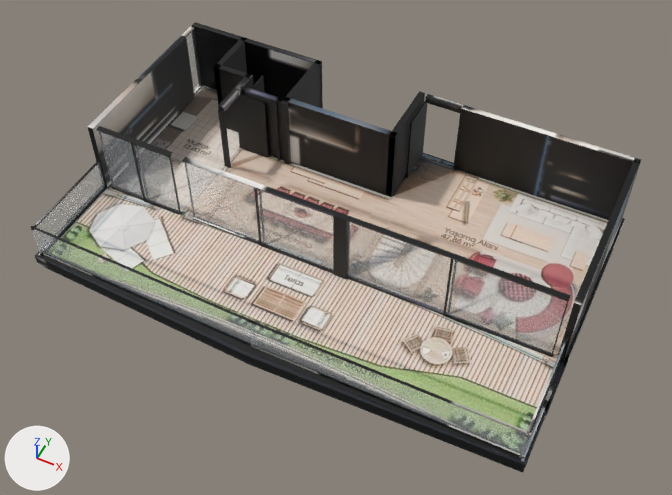
The glTF model _bake/glb/koru-30/model.glb as it was, and as the next commit left it.
The view is the same before and after, from a 50 mm lens placed at (7.77, -15.43, 18.92), pointed at (0.36, -0.6, 0.39). The axes (+X, +Y, +Z) are drawn at lower left. The lights are the same throughout. The first picture is the older version. Where no turn or scale is listed for an object, it has been applied to the vertices. Vertices at exactly the same position are counted once.
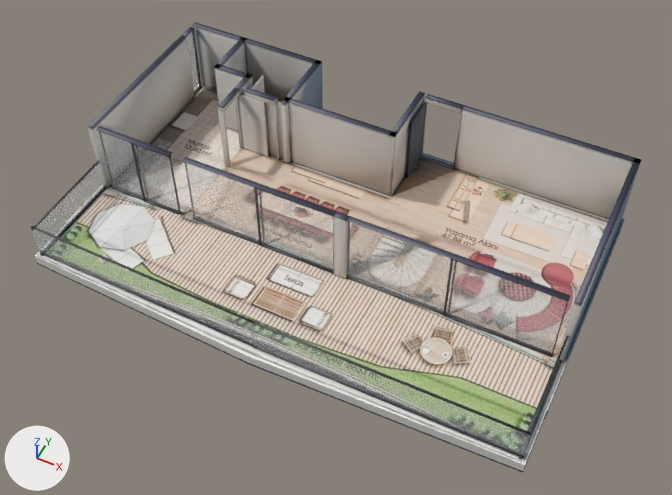
Pixel boxes [x1, y1, x2, y2] of what changed, in the pictures (672 x 495 px; the box of a moved part takes in the faces that stretch with it):
```json
{"object": "Mesh_0", "change": "surface changed", "before": [31, 22, 641, 473], "after": [31, 22, 641, 473], "on screen": "black to grey"}
{"part": 1, "of": "me_mesh_0", "change": "moved or reshaped", "before": [519, 360, 561, 460], "after": [525, 336, 569, 437]}
{"part": 2, "of": "me_mesh_0", "change": "moved or reshaped", "before": [525, 336, 569, 437], "after": [519, 360, 561, 459]}
{"part": 3, "of": "me_mesh_0", "change": "moved or reshaped", "before": [40, 186, 106, 256], "after": [31, 161, 99, 230]}
{"part": 4, "of": "me_mesh_0", "change": "moved or reshaped", "before": [31, 161, 99, 230], "after": [40, 186, 106, 255]}
{"part": 5, "of": "me_mesh_0", "change": "reshaped", "before": [192, 26, 397, 196], "after": [35, 26, 625, 472]}
{"part": 6, "of": "me_mesh_0", "change": "surface changed", "before": [35, 22, 641, 473], "after": [35, 22, 641, 473]}
```

Edits to the scene script, one JSON object a line:
```json
{"block": "mat_baked", "where": "n3 = _N.new('ShaderNodeMapping'); n3.name = 'Mapping'"}
{"op": "set", "path": "n3.inputs[1].default_value", "old": "(0.000889, -14.98, 0.0)", "new": "(0.000713, -14.98, 0.0)", "note": "'Location'"}
{"op": "set", "path": "n3.inputs[3].default_value", "old": "(15.68, 15.98, 1.0)", "new": "(15.12, 15.98, 1.0)", "note": "'Scale'"}
{"block": "me_mesh_0", "where": "# used by ob_mesh_0; location = (-6.99, 4.31, -0.36)"}
{"op": "remove", "block": "me_mesh_0", "code": "me_mesh_0.from_pydata(...)  # 1286 vertices, 2292 faces; spans x 0.0..13.95, y -8.78..0.0, z 0.0..2.62"}
{"op": "add", "block": "me_mesh_0", "code": "me_mesh_0.from_pydata(...)  # 1450 vertices, 2648 faces; spans x 0.0..13.95, y -8.78..0.0, z 0.0..2.62"}
{"block": "me_mesh_0", "change": "me_mesh_0 part 1: the loose piece of 8 vertices spanning x 13.75..13.8, y -8.49..-5.32, z 0.36..0.42 is moved by (0.0, 0.0, 0.99)"}
{"block": "me_mesh_0", "change": "me_mesh_0 part 2: the loose piece of 8 vertices spanning x 13.75..13.8, y -8.49..-5.32, z 1.36..1.4 is moved by (0.0, 0.0, -0.99)"}
{"block": "me_mesh_0", "change": "me_mesh_0 part 3: the loose piece of 8 vertices spanning x 0.17..0.22, y -8.42..-5.32, z 0.36..0.42 is moved by (0.0, 0.0, 0.99)"}
{"block": "me_mesh_0", "change": "me_mesh_0 part 4: the loose piece of 8 vertices spanning x 0.17..0.22, y -8.42..-5.32, z 1.36..1.4 is moved by (0.0, 0.0, -0.99)"}
{"block": "me_mesh_0", "change": "me_mesh_0 part 5: 1 vertex moved within x 3.0, y -2.28, z 0.36; 13 vertices removed from x 0.11..4.3, y -2.14..-0.08, z 0.36..2.62; 175 vertices added at x 0.06..13.93, y -8.05..-0.08, z 0.0..2.62"}
{"block": "me_mesh_0", "change": "me_mesh_0 part 6: 1215 kept faces spanning x 0.0..13.94, y -8.78..0.0, z 0.0..2.62 get new texture (UV) coordinates"}
{"block": "me_mesh_0", "change": "other edits to the shape of me_mesh_0 do not show in these pictures"}
```
